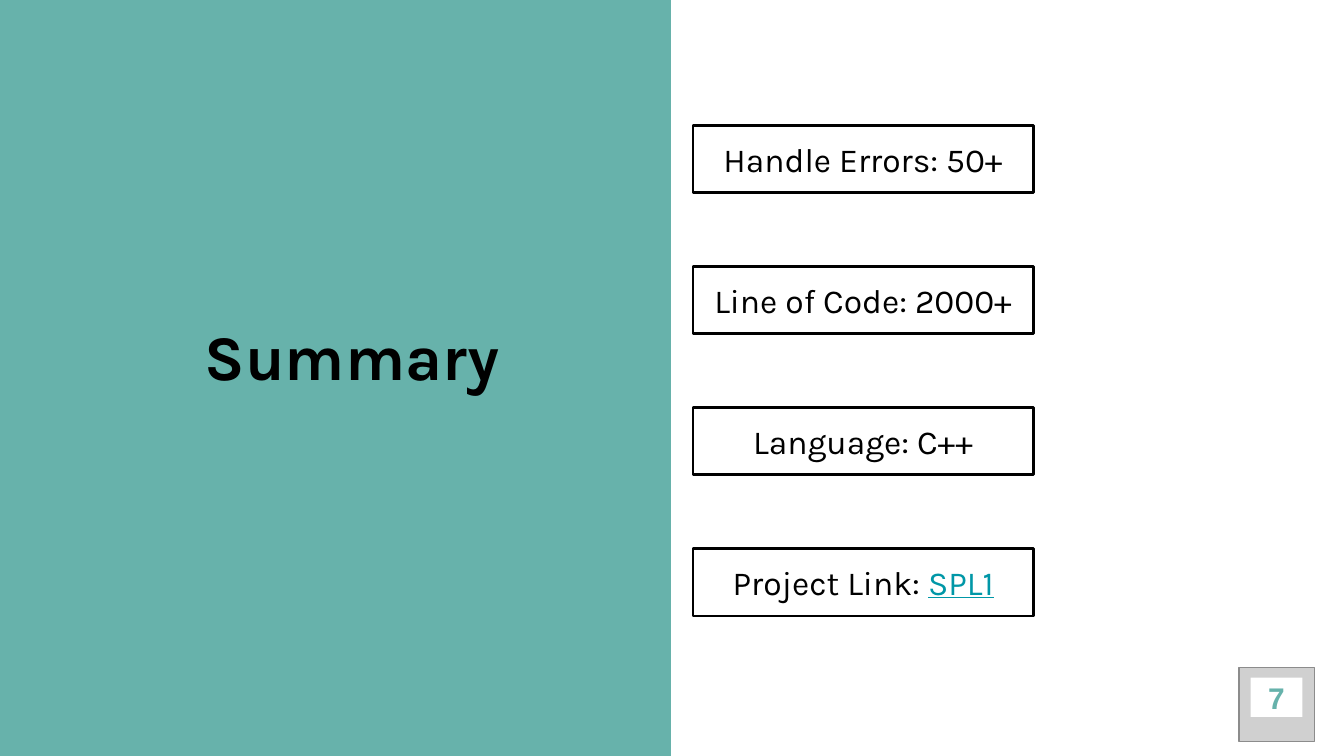
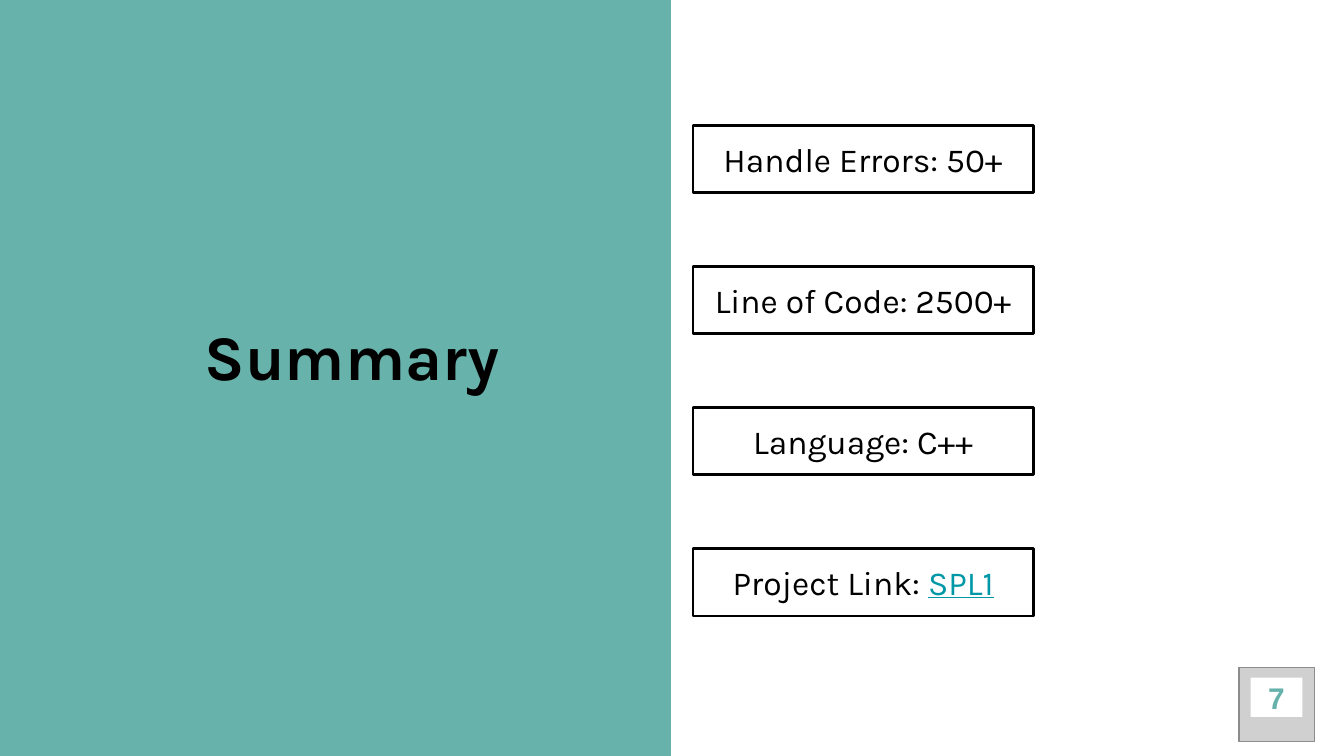
Before and after one commit to inzamam-inz/Software-Project-Lab-1, a slide deck: slide 8 of 1105_SE305(presentation slide).pptx. Drawn at 1344x756 pixels with LibreOffice and Linux fonts; fonts in the diff are those of the drawing; grey boxes stand for pictures. Boxes give left, top, right and bottom in pixels: in the first picture for what was removed or moved away, otherwise in the second. Text is boxed around its words. In the diff, an @@ line names an element or a change of style, - is before the commit and + after.

```diff
--- a/1105_SE305(presentation slide).pptx
+++ b/1105_SE305(presentation slide).pptx
@@ text in rectangle at (715,290,1011,314): text changed @@
-Line of Code: 2000+
+Line of Code: 2500+
```
Also in this commit, not shown: 1 other slide changed, 28 other files.
